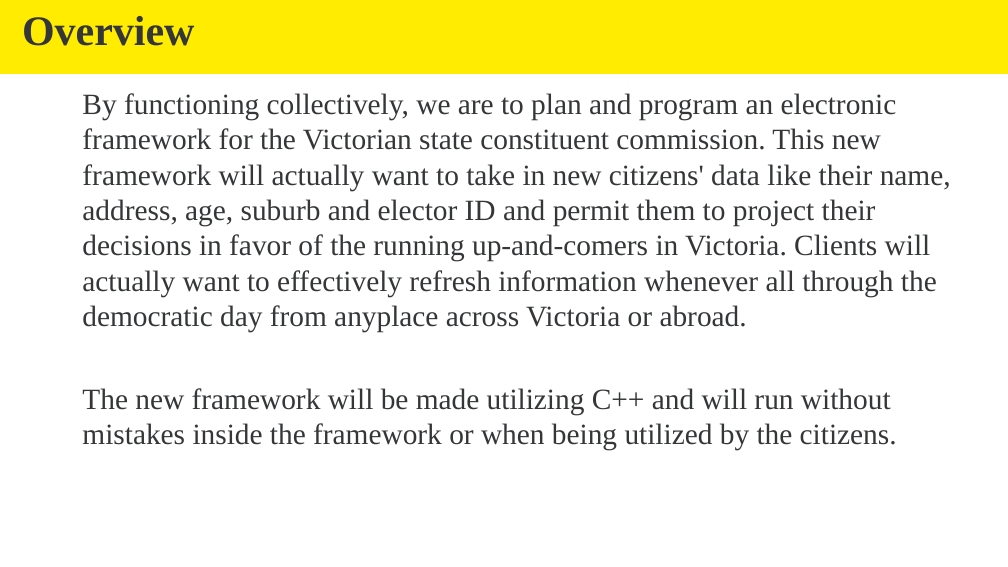
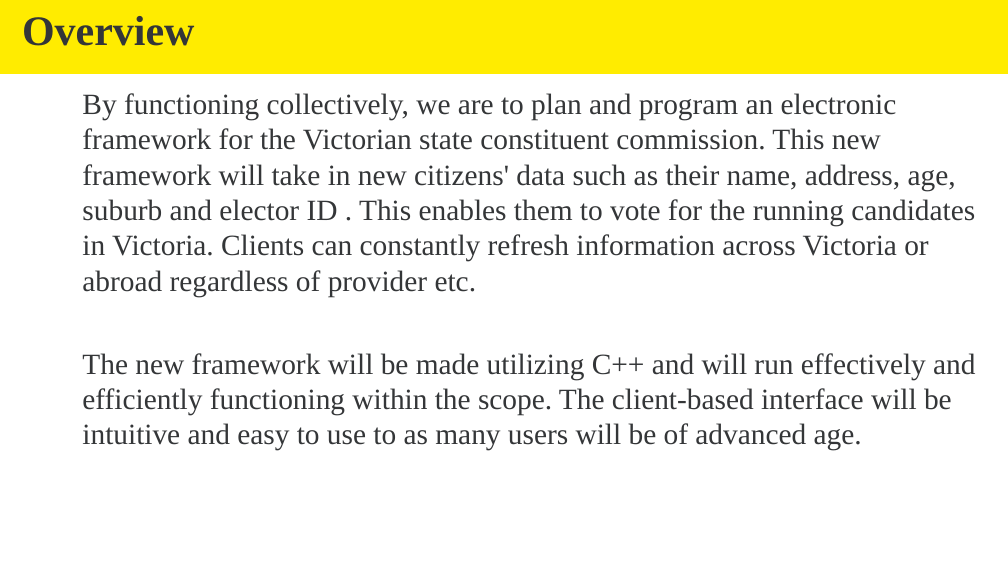
Before and after one commit to developer-grace/electoral-project, a slide deck: slide 2 of Project PresentationDemonstration.pptx. Drawn at 1008x567 pixels with LibreOffice and Linux fonts; fonts in the diff are those of the drawing; background and template pictures are left out. Boxes give left, top, right and bottom in pixels: in the first picture for what was removed or moved away, otherwise in the second. Text is boxed around its words. In the diff, an @@ line names an element or a change of style, - is before the commit and + after.

```diff
--- a/Project PresentationDemonstration.pptx
+++ b/Project PresentationDemonstration.pptx
@@ text at (82, 93, 975, 451): text changed @@
-  By functioning collectively, we are to plan and program an electronic framework for the Victorian state constituent commission. This new framework will actually want to take in new citizens' data like their name, address, age, suburb and elector ID and permit them to project their decisions in favor of the running up-and-comers in Victoria. Clients will actually want to effectively refresh information whenever all through the democratic day from anyplace across Victoria or abroad.
-  The new framework will be made utilizing C++ and will run without mistakes inside the framework or when being utilized by the citizens.
+  By functioning collectively, we are to plan and program an electronic framework for the Victorian state constituent commission. This new framework will take in new citizens' data such as their name, address, age, suburb and elector ID . This enables them to vote for the running candidates in Victoria. Clients can constantly refresh information across Victoria or abroad regardless of provider etc.
+  The new framework will be made utilizing C++ and will run effectively and efficiently functioning within the scope. The client-based interface will be intuitive and easy to use to as many users will be of advanced age.
```
Also in this commit, not shown: 3 other slides changed, 1 slide added.
